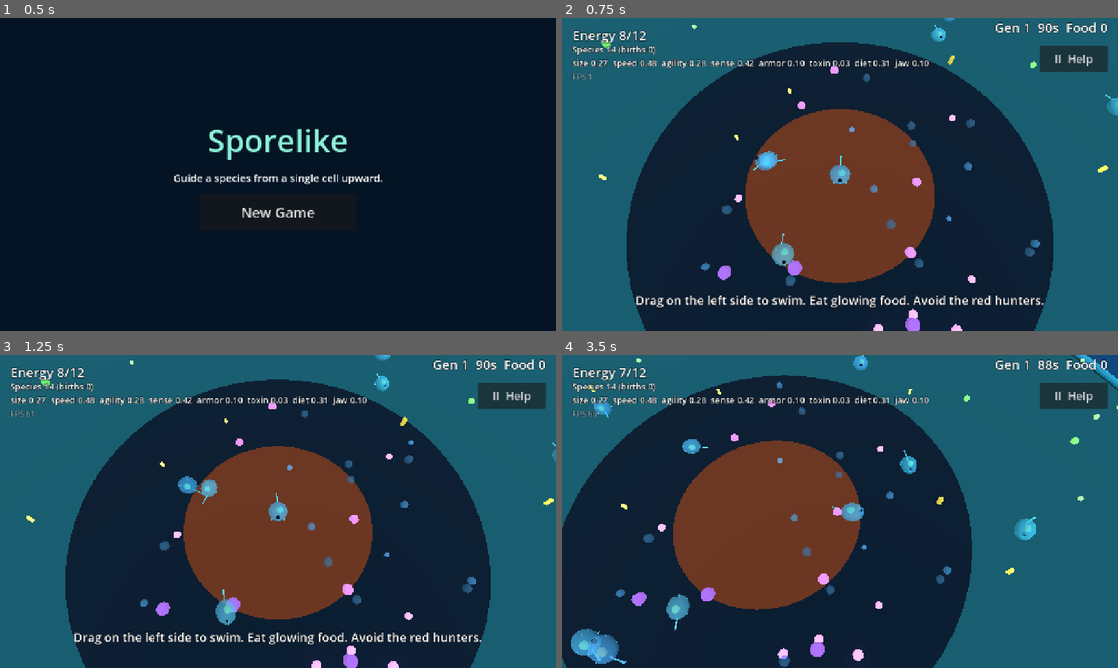
Above: before the commit, frames 1-4 (two rows, left to right).
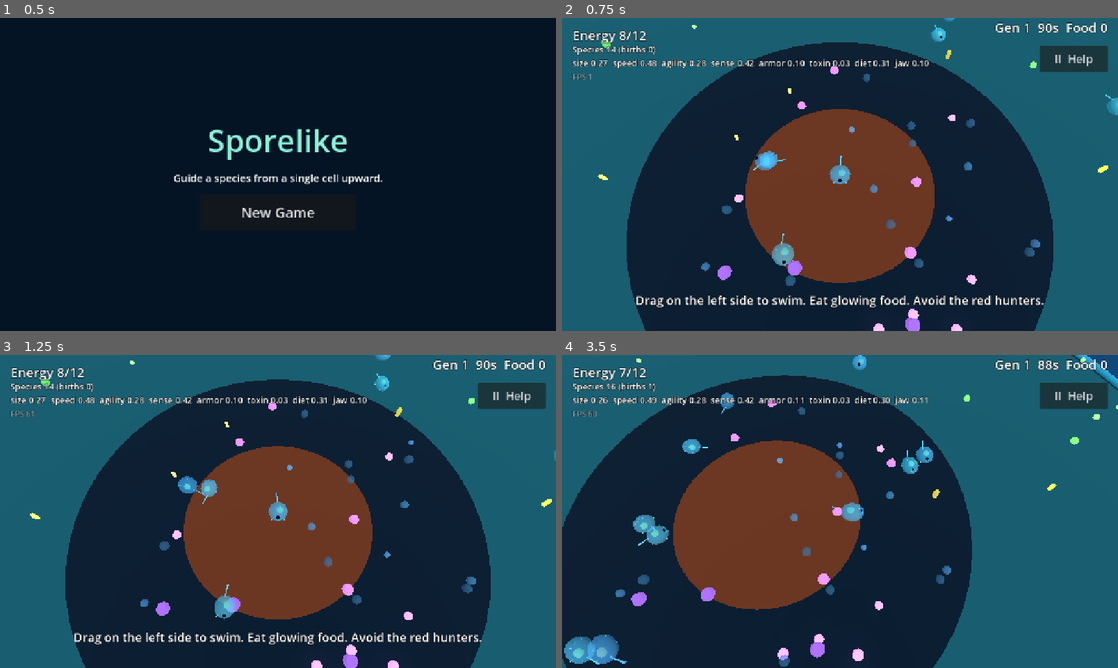
Above: after the commit, the same moments.

Repository: drag0nblad3/Sporelike-
Game: Godot game, scene res://scenes/main.tscn
Same seed, same stepped clock (60 frames per second), same inputs: the game is played once before the commit and once after it.
Inputs (mouse positions are in pixels of both pictures, inside the frame that each line leads up to):
- Up to frame 1 (0.5 s): no input
- Up to frame 2 (0.75 s): click "New Game" at 0.5 s
- Up to frame 3 (1.25 s): no input
- Up to frame 4 (3.5 s): move the mouse to (962, 495) at 1.27 s; hold Right (ui_right) 1.28-2 s; click (962, 495) at 1.42 s; drag from (728, 527) to (812, 574) at 2.02 s; move the mouse to (895, 442) at 2.77 s; hold Right (ui_right) from 2.78 s (still down)

Frame 1 is identical in both runs. In frame 2, 0.1% of the frame differs, in the area x 6-99%, y 10-100%; in frame 3, 0.4%; in frame 4, 2.2%, in the area x 0-100%, y 0-100%.

Commit message:
Make weak food slow, sluggish and soft instead of low-energy
Energy range is back to 0.7x-1.5x. Low-grade pieces now drift at 0.25x,
flee at 0.15x, react slowly when startled, turn less often, are softer
(down to 30% of the kind's minimum hardness) and easier to see.

Co-Authored-By: Claude Opus 5.5 <noreply@anthropic.com>
Claude-Session: https://claude.ai/code/session_01LRZhwzL1ScNEsSmFRd9Hjh

Diff:
--- a/scripts/ui/glossary.gd
+++ b/scripts/ui/glossary.gd
@@ -27,8 +27,9 @@
 [b]Motes[/b] (faint blue, plant): in the deep center. Hard to see, so they need keen sense.
 
 [b]Food grades[/b]: every piece is a little different. Bigger, darker pieces \
-are worth up to four times as much energy as small pale ones, but are tougher \
-to crack, harder to spot, or flee faster. Small pale pieces are easy pickings.
+are worth a bit more energy, but are much tougher to crack, harder to spot, \
+and faster and nimbler at dodging. Small pale pieces are slow, sluggish and \
+soft: easy pickings.
 
 [font_size=28][b]Dangers[/b][/font_size]
 [b]Hunters[/b] (red): predators that chase the nearest prey they want. \
--- a/scripts/world/food_item.gd
+++ b/scripts/world/food_item.gd
@@ -1,7 +1,8 @@
 class_name FoodItem
 extends MeshInstance3D
 ## One piece of food. Each piece rolls its own grade within its kind: higher
-## grades are worth more but are tougher, faster to flee, or harder to see.
+## grades are worth a bit more but are much tougher, faster, nimbler, and
+## harder to see; low grades are slow, sluggish and soft.
 ## Some kinds drift around and dart away from anything that comes close.
 
 const TIERS := 3
@@ -13,6 +14,9 @@
 var hardness := 0.0
 var visibility := 1.0
 var flee_speed := 0.0
+var drift_speed := 0.0
+## 0..1: how sharply it dodges when startled and how often it turns.
+var agility := 1.0
 var velocity := Vector2.ZERO
 var arena_radius := 30.0
 
@@ -28,11 +32,13 @@
 func roll(food_kind: FoodKind, rng: RandomNumberGenerator) -> void:
 	kind = food_kind
 	grade = rng.randf()
-	energy = kind.energy * lerpf(0.35, 1.5, grade)
-	hardness = lerpf(kind.hardness_min, kind.hardness_max, grade)
-	visibility = minf(kind.visibility * lerpf(1.3, 0.7, grade), 1.0)
-	flee_speed = kind.flee_speed * lerpf(0.6, 1.4, grade)
-	scale = Vector3.ONE * lerpf(0.65, 1.35, grade)
+	energy = kind.energy * lerpf(0.7, 1.5, grade)
+	hardness = lerpf(kind.hardness_min * 0.3, kind.hardness_max, grade)
+	visibility = minf(kind.visibility * lerpf(1.4, 0.7, grade), 1.0)
+	flee_speed = kind.flee_speed * lerpf(0.15, 1.4, grade)
+	drift_speed = kind.drift_speed * lerpf(0.25, 1.3, grade)
+	agility = lerpf(0.25, 1.0, grade)
+	scale = Vector3.ONE * lerpf(0.75, 1.35, grade)
 
 
 ## 0, 1 or 2: which colour tier to draw this piece with.
@@ -44,23 +50,26 @@
 	return Vector2(position.x, position.z)
 
 
-## Dart away from a nearby threat, if this kind can.
+## Dart away from a nearby threat, if this kind can. Called every physics
+## frame while a threat is close; sluggish pieces take about a second to
+## turn and get going, nimble ones react almost at once.
 func startle(from: Vector2) -> void:
 	if flee_speed > 0.0:
-		velocity = (flat_pos() - from).normalized() * flee_speed
+		var away := (flat_pos() - from).normalized() * flee_speed
+		velocity = velocity.lerp(away, agility * 0.2)
 
 
 func _process(delta: float) -> void:
 	_phase += delta
 	position.y = 0.15 * sin(_phase * 2.0)
-	if kind.drift_speed <= 0.0 and velocity == Vector2.ZERO:
+	if drift_speed <= 0.0 and velocity == Vector2.ZERO:
 		return
 
 	_drift_timer -= delta
 	if _drift_timer <= 0.0:
-		_drift_timer = randf_range(1.5, 4.0)
+		_drift_timer = randf_range(1.5, 4.0) / agility
 		_drift_dir = Vector2.from_angle(randf() * TAU)
-	velocity = velocity.move_toward(_drift_dir * kind.drift_speed, delta * 4.0)
+	velocity = velocity.move_toward(_drift_dir * drift_speed, delta * 4.0)
 
 	var p := flat_pos() + velocity * delta
 	var outer := minf(kind.zone_max, arena_radius - 1.0)
